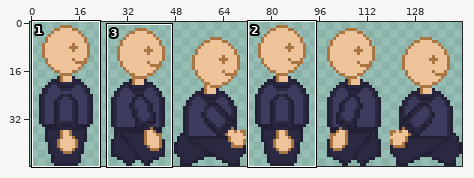
Sprite sheet, stored at assets/images/player.png. Above: a wide view before the commit, with the close-up outlined.
Close-up. Before the commit:
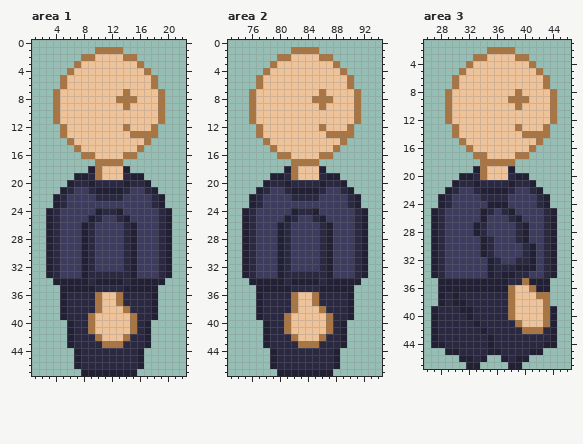
The file is 144x48 pixels. Shown: area 1: x 1..22, y 0..47; area 2: x 73..94, y 0..47; area 3: x 26..46, y 1..47. The commit also changed other parts of the picture, which this record leaves out.
After:
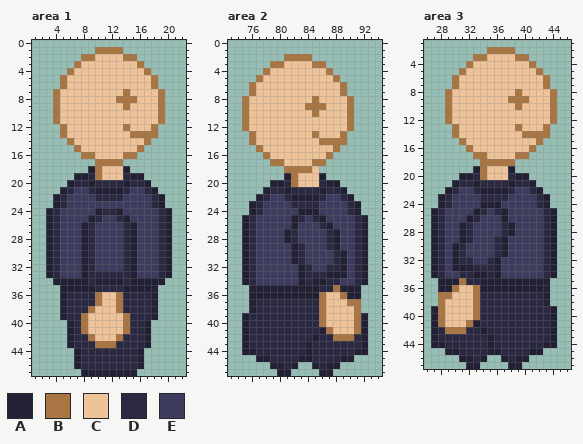
Palette (. is transparent): A #222034  B #a97542  C #eec39a  D #2b2942  E #3d3b5e
Edits made:
--- area 1
@@ x 6..17 @@
 37 DDDDBCCBDDDD
-38 DDDDBCCCBDDD
-39 DDDBCCCCCBDD
-40 ADDBCCCCCBDA
-41 ADDBCCCCCBDA
-42 ADDDBCCCBDDA
-43 ADDDDBBBDDDA
+38 DDDBCCCBDDDD
+39 DDBCCCCCBDDD
+40 ADBCCCCCBDDA
+41 ADBCCCCCBDDA
+42 ADDBCCCBDDDA
+43 ADDDBBBDDDDA
 44 .ADDDDDDDDA.
--- area 2
@@ x 73..94 @@
  0 ......................
- 1 .........BBBB.........
- 2 .......BBCCCCBB.......
- 3 ......BCCCCCCCCB......
- 4 .....BCCCCCCCCCCB.....
- 5 ....BCCCCCCCCCCCCB....
- 6 ....BCCCCCCCCCCCCB....
- 7 ...BCCCCCCCCCBCCCCB...
- 8 ...BCCCCCCCCBBBCCCB...
- 9 ...BCCCCCCCCCBCCCCB...
-10 ...BCCCCCCCCCCCCCCB...
-11 ...BCCCCCCCCCCCCCCB...
-12 ....BCCCCCCCCBCCCB....
-13 ....BCCCCCCCCCBBBB....
-14 .....BCCCCCCCCCCB.....
-15 ......BCCCCCCCCB......
-16 .......BBCCCCBB.......
-17 .........BBBB.........
-18 ........ABCCCA........
-19 ......AADBCCCDAA......
-20 .....ADDADDDDADDA.....
-21 ....ADEEDAAAADEEDA....
-22 ...ADEEEEDDDDEEEEDA...
-23 ...ADEEEEEEEEEEEEDA...
-24 ..ADEEEEEADDAEEEEEDA..
-25 ..ADEEEEADEEDAEEEEDA..
-26 ..ADEEEADEEEEDAEEEDA..
-27 ..ADEEEADEEEEDAEEEDA..
-28 ..ADEEEADEEEEDAEEEDA..
-29 ..ADEEEADEEEEDAEEEDA..
-30 ..ADEEEADEEEEDAEEEDA..
-31 ..ADEEEADEEEEDAEEEDA..
-32 ..ADEEEADEEEEDAEEEDA..
-33 ..ADEEEADDDDDDAEEEDA..
-34 ...AAAAADAAAADAAAAA...
-35 ....AAAAADDDDAAAAA....
-36 ....ADDDDBCCBDDDDA....
-37 ....ADDDDBCCBDDDDA....
-38 ....ADDDDBCCCBDDDA....
-39 ....ADDDBCCCCCBDDA....
-40 .....ADDBCCCCCBDA.....
-41 .....ADDBCCCCCBDA.....
-42 .....ADDDBCCCBDDA.....
-43 .....ADDDDBBBDDDA.....
-44 ......ADDDDDDDDA......
-45 ......ADDDDDDDDA......
-46 ......ADDDDDDDDA......
-47 .......AAAAAAAA.......
+ 1 ......................
+ 2 ........BBBB..........
+ 3 ......BBCCCCBB........
+ 4 .....BCCCCCCCCB.......
+ 5 ....BCCCCCCCCCCB......
+ 6 ...BCCCCCCCCCCCCB.....
+ 7 ...BCCCCCCCCCCCCB.....
+ 8 ..BCCCCCCCCCBCCCCB....
+ 9 ..BCCCCCCCCBBBCCCB....
+10 ..BCCCCCCCCCBCCCCB....
+11 ..BCCCCCCCCCCCCCCB....
+12 ..BCCCCCCCCCCCCCCB....
+13 ...BCCCCCCCCBCCCB.....
+14 ...BCCCCCCCCCBBBB.....
+15 ....BCCCCCCCCCCB......
+16 .....BCCCCCCCCB.......
+17 ......BBCCCCBB........
+18 ........BBBBC.........
+19 ........ABCCCA........
+20 ......AADBCCCDAA......
+21 .....ADDADDDDADDA.....
+22 ....ADEEDAAAADEEDA....
+23 ...ADEEEEDDDDEEEEDA...
+24 ...ADEEEEEAAAEEEEDA...
+25 ..ADEEEEEADEDAEEEEDA..
+26 ..ADEEEEEAEEEDAEEEDA..
+27 ..ADEEEEADEEEEDAEEDA..
+28 ..ADEEEEADEEEEDAEEDA..
+29 ..ADEEEEEADEEEDAEEDA..
+30 ..ADEEEEEADEEEEDAEDA..
+31 ..ADEEEEEADEEEEDAEDA..
+32 ..ADEEEEEEADEEDDAEDA..
+33 ..ADEEEEEEADDDAAAEDA..
+34 ..ADEEEEEEADAADDEEDA..
+35 ...AAAAAAAAAADDBAAA...
+36 ...AAAAAAAAAABCCBAA...
+37 ...ADDDDDDDDDBCCCBB...
+38 ...ADDDDDDDDDBCCCCB...
+39 ..ADDDDDDDDDDBCCCCBA..
+40 ..ADDDDDDDDDDBCCCCBA..
+41 ..ADDDDDDDDDDABCCCBA..
+42 ..ADDDDDDDDDADDBBBDA..
+43 ..ADDDDDDDDADDDDDDDA..
+44 ..AADDDDDDDADDDDDDAA..
+45 ....AADDDDAADDDDAA....
+46 ......AADA..ADAA......
+47 .......AA....AA.......
--- area 3
@@ x 26..46 @@
 23 ..ADEEEEDDDDEEEEDA...
-24 ..ADEEEEEAAAEEEEDA...
-25 .ADEEEEEADEDAEEEEDA..
-26 .ADEEEEEAEEEDAEEEDA..
-27 .ADEEEEADEEEEDAEEDA..
-28 .ADEEEEADEEEEDAEEDA..
-29 .ADEEEEEADEEEDAEEDA..
-30 .ADEEEEEADEEEEDAEDA..
-31 .ADEEEEEADEEEEDAEDA..
-32 .ADEEEEEEADEEDDAEDA..
-33 .ADEEEEEEADDDAAAEDA..
-34 .ADEEEEEEADAADDEEDA..
-35 ..AAAAAAAAAADDBAAA...
-36 ..AAAAAAAAAABCCBAA...
-37 ..ADADDDDDDDBCCCBB...
-38 ..ADAADDDDDDBCCCCB...
-39 .ADDDAADDDDDBCCCCBA..
-40 .ADDDDADDDDDBCCCCBA..
-41 .ADDDDDADDDDDBCCCBA..
-42 .ADDDDDDADDDDDBBBDA..
+24 ..ADEEEEAAAEEEEEDA...
+25 .ADEEEEADEDAEEEEEDA..
+26 .ADEEEADEEEAEEEEEDA..
+27 .ADEEADEEEEDAEEEEDA..
+28 .ADEEADEEEEDAEEEEDA..
+29 .ADEEADEEEDAEEEEEDA..
+30 .ADEADEEEEDAEEEEEDA..
+31 .ADEADEEEEDAEEEEEDA..
+32 .ADEADDEEDAEEEEEEDA..
+33 .ADEAAADDDAEEEEEEDA..
+34 .ADEEDDAADAEEEEEEDA..
+35 ..AAABDDAAAAAAAAAA...
+36 ..AABCCBAAAAAAAAAA...
+37 ..BBCCCBDDDDDDDDDA...
+38 ..BCCCCBDDDDDDDDDA...
+39 .ABCCCCBDDDDDDDDDDA..
+40 .ABCCCCBDDDDDDDDDDA..
+41 .ABCCCBADDDDDDDDDDA..
+42 .ADBBBDDADDDDDDDDDA..
 43 .ADDDDDDDADDDDDDDDA..
Boxes around the changes in both close-ups, in picture pixels (x1, y1, x2, y2):
changed: (81, 306, 137, 348)
changed: (242, 47, 368, 376)
changed: (438, 201, 550, 334)
